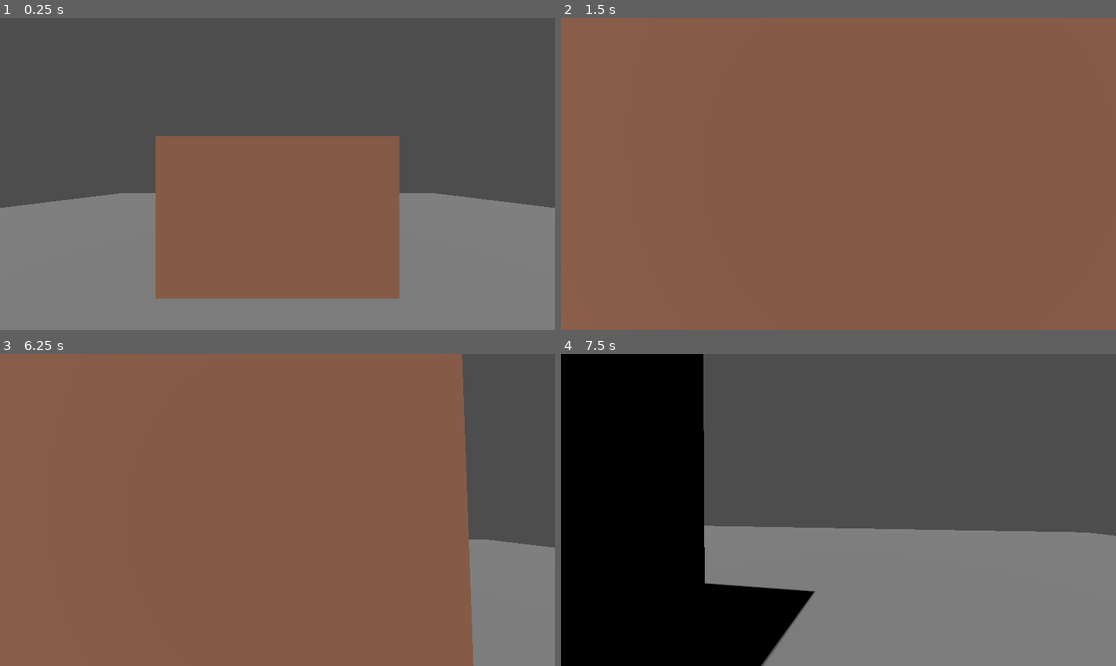
Above: before the commit, frames 1-4 (two rows, left to right).
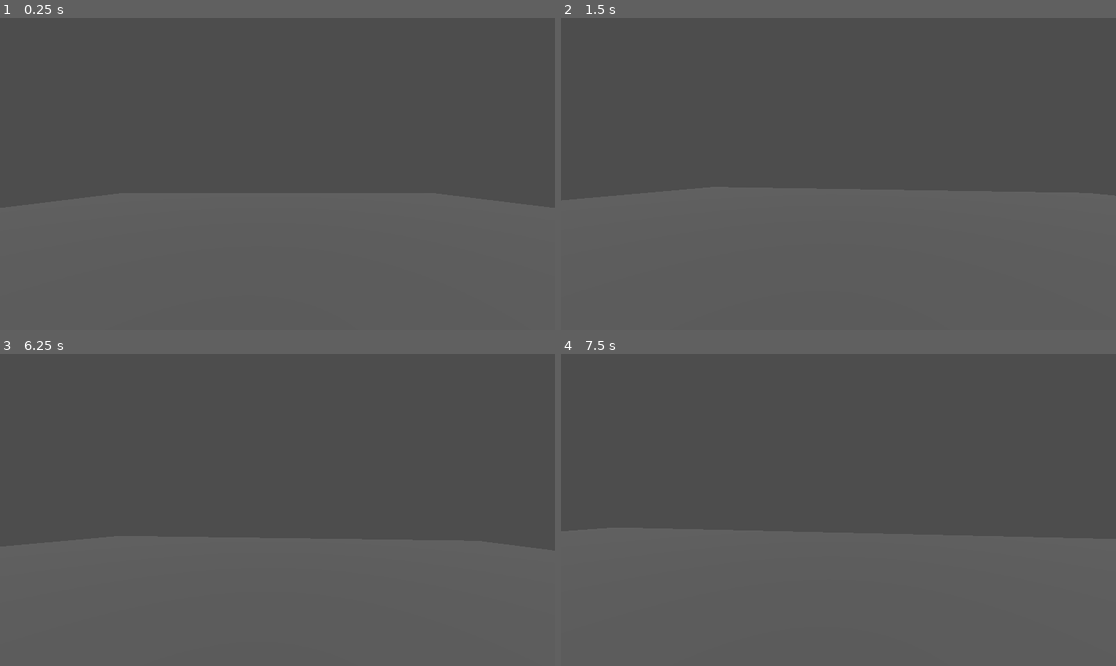
Above: after the commit, the same moments.

Repository: axioma-solutions/cache
Game: Godot game, scene res://main.tscn
Same seed, same stepped clock (60 frames per second), same inputs: the game is played once before the commit and once after it.
Inputs (mouse positions are in pixels of both pictures, inside the frame that each line leads up to):
- Up to frame 1 (0.25 s): no input
- Up to frame 2 (1.5 s): move the mouse to (866, 174) at 0.52 s; hold Shift (sprint, bound only after the commit) 0.53-1.28 s; hold W (move_forward) from 0.53 s (still down); tap Space (jump) at 0.77 s; move the mouse to (810, 174) at 1.27 s; tap Shift (sprint, bound only after the commit) at 1.35 s
- Up to frame 3 (6.25 s): tap Space (jump) at 1.52, 2.75, 3.02, 3.77, 4.52, 5.75, 6.02 s; tap Enter at 2, 5 s; move the mouse to (288, 503) at 2.02 s; hold Shift (sprint, bound only after the commit) 2.03-2.78 s; move the mouse to (271, 516) at 2.77 s; tap Shift (sprint, bound only after the commit) at 2.85, 4.35, 5.85 s; move the mouse to (316, 513) at 3.52 s; hold Shift (sprint, bound only after the commit) 3.53-4.28 s; move the mouse to (233, 506) at 4.27 s; move the mouse to (283, 510) at 5.02 s; hold Shift (sprint, bound only after the commit) 5.03-5.78 s; move the mouse to (255, 503) at 5.77 s; release W (move_forward) at 5.78 s; hold D (move_right) from 5.78 s (still down)
- Up to frame 4 (7.5 s): move the mouse to (866, 510) at 6.52 s; release D (move_right) at 6.53 s; hold Shift (sprint, bound only after the commit) 6.53-7.28 s; hold W (move_forward) from 6.53 s (still down); tap Space (jump) at 6.77 s; move the mouse to (810, 510) at 7.27 s; tap Shift (sprint, bound only after the commit) at 7.35 s

The runs differ from the first frame. In frame 1, 51% of the frame differs, in the area x 0-100%, y 37-100%; in frame 2, 100%, in the area x 0-100%, y 0-100%; in frame 3, 90%; in frame 4, 58%.

Commit message:
add sprinting

Diff:
--- a/main.tscn
+++ b/main.tscn
@@ -10,11 +10,11 @@
 [sub_resource type="BoxShape3D" id="BoxShape3D_platform"]
 size = Vector3(50, 0.5, 50)
 
+[sub_resource type="StandardMaterial3D" id="StandardMaterial3D_house"]
+albedo_color = Color(0.6, 0.4, 0.3, 1)
+
 [sub_resource type="BoxMesh" id="BoxMesh_walls"]
 size = Vector3(6, 4, 6)
-
-[sub_resource type="StandardMaterial3D" id="StandardMaterial3D_house"]
-albedo_color = Color(0.6, 0.4, 0.3, 1)
 
 [sub_resource type="BoxShape3D" id="BoxShape3D_walls"]
 size = Vector3(6, 4, 6)
@@ -40,7 +40,7 @@
 transform = Transform3D(1, 0, 0, 0, 1, 0, 0, 0, 1, 0, 1.6, 0)
 
 [node name="DirectionalLight3D" type="DirectionalLight3D" parent="."]
-transform = Transform3D(1, 0, 0, 0, 0.707107, 0.707107, 0, -0.707107, 0.707107, 0, 10, 0)
+transform = Transform3D(0.79136217, -0.4322879, 0.4322879, 0.2853413, 0.88653886, 0.36418256, -0.5406719, -0.16485077, 0.82492304, 10.051952, 10, 0)
 shadow_enabled = true
 
 [node name="Platform" type="StaticBody3D" parent="."]
@@ -57,6 +57,7 @@
 [node name="Walls" type="StaticBody3D" parent="House"]
 
 [node name="MeshInstance3D" type="MeshInstance3D" parent="House/Walls"]
+transform = Transform3D(1, 0, 0, 0, 1, 0, 0, 0, 1, -16.1042, 0, 19.020678)
 material_override = SubResource("StandardMaterial3D_house")
 mesh = SubResource("BoxMesh_walls")
 
@@ -64,6 +65,6 @@
 shape = SubResource("BoxShape3D_walls")
 
 [node name="Doorway" type="MeshInstance3D" parent="House"]
-transform = Transform3D(1, 0, 0, 0, 1, 0, 0, 0, 1, 0, -0.5, 3)
+transform = Transform3D(1, 0, 0, 0, 1, 0, 0, 0, 1, -16.405294, -0.5, 21.768625)
 material_override = SubResource("StandardMaterial3D_1")
 mesh = SubResource("BoxMesh_doorway")
--- a/player.gd
+++ b/player.gd
@@ -1,8 +1,10 @@
 extends CharacterBody3D
 
 const SPEED = 5.0
+const SPRINT_SPEED = 10.0
 const JUMP_VELOCITY = 4.5
-const MOUSE_SENSITIVITY = 0.003
+const MOUSE_SENSITIVITY = 0.002
+const AIR_ACCELERATION = 2.0
 
 @onready var camera = $Camera3D
 
@@ -26,13 +28,19 @@
 	if Input.is_action_just_pressed("jump") and is_on_floor():
 		velocity.y = JUMP_VELOCITY
 
+	var current_speed = SPEED
+
+	if Input.is_action_pressed("sprint"):
+		current_speed = SPRINT_SPEED
+
 	var input_dir = Input.get_vector("move_left", "move_right", "move_forward", "move_backward")
+
 	var direction = (transform.basis * Vector3(input_dir.x, 0, input_dir.y)).normalized()
 	if direction:
-		velocity.x = direction.x * SPEED
-		velocity.z = direction.z * SPEED
+		velocity.x = direction.x * current_speed
+		velocity.z = direction.z * current_speed
 	else:
-		velocity.x = move_toward(velocity.x, 0, SPEED)
-		velocity.z = move_toward(velocity.z, 0, SPEED)
+		velocity.x = move_toward(velocity.x, 0, current_speed)
+		velocity.z = move_toward(velocity.z, 0, current_speed)
 
 	move_and_slide()
--- a/project.godot
+++ b/project.godot
@@ -14,6 +14,11 @@
 run/main_scene="res://main.tscn"
 config/features=PackedStringArray("4.5", "Forward Plus")
 config/icon="res://icon.svg"
+
+[display]
+
+window/size/viewport_width=1920
+window/size/viewport_height=1080
 
 [input]
 
@@ -42,3 +47,8 @@
 "events": [Object(InputEventKey,"resource_local_to_scene":false,"resource_name":"","device":0,"window_id":0,"alt_presse …(189 unchanged characters)…
 ]
 }
+sprint={
+"deadzone": 0.5,
+"events": [Object(InputEventKey,"resource_local_to_scene":false,"resource_name":"","device":0,"window_id":0,"alt_pressed":false,"shift_pressed":false,"ctrl_pressed":false,"meta_pressed":false,"pressed":false,"keycode":0,"physical_keycode":4194325,"key_label":0,"unicode":0,"location":0,"echo":false,"script":null)
+]
+}
Not shown: 1 places in main.tscn that only renumber resources
